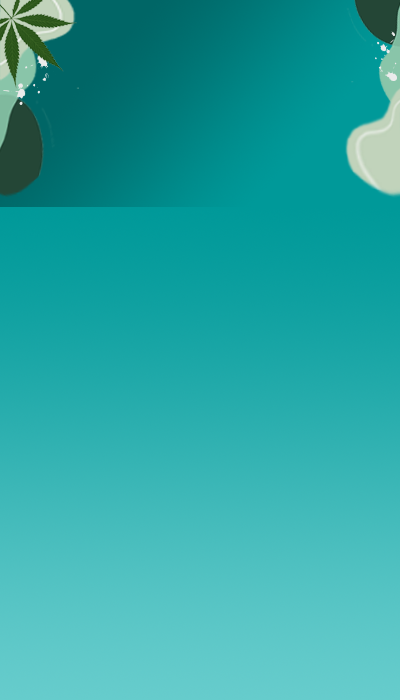
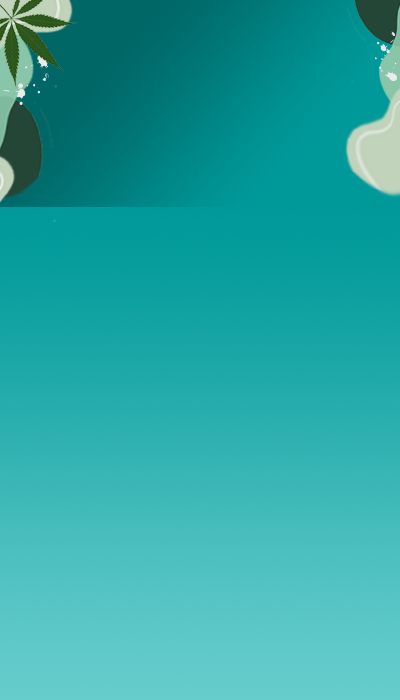
Comparing the layer stacks of the two w=400, h=700 images. Changes:
added layer "Layer 2 copy 2" above "Layer 2" over box(0, 0, 74, 89)
painted on "Layer 2" over box(0, 0, 79, 223)
painted on "Layer 1" over box(0, 9, 56, 200)
